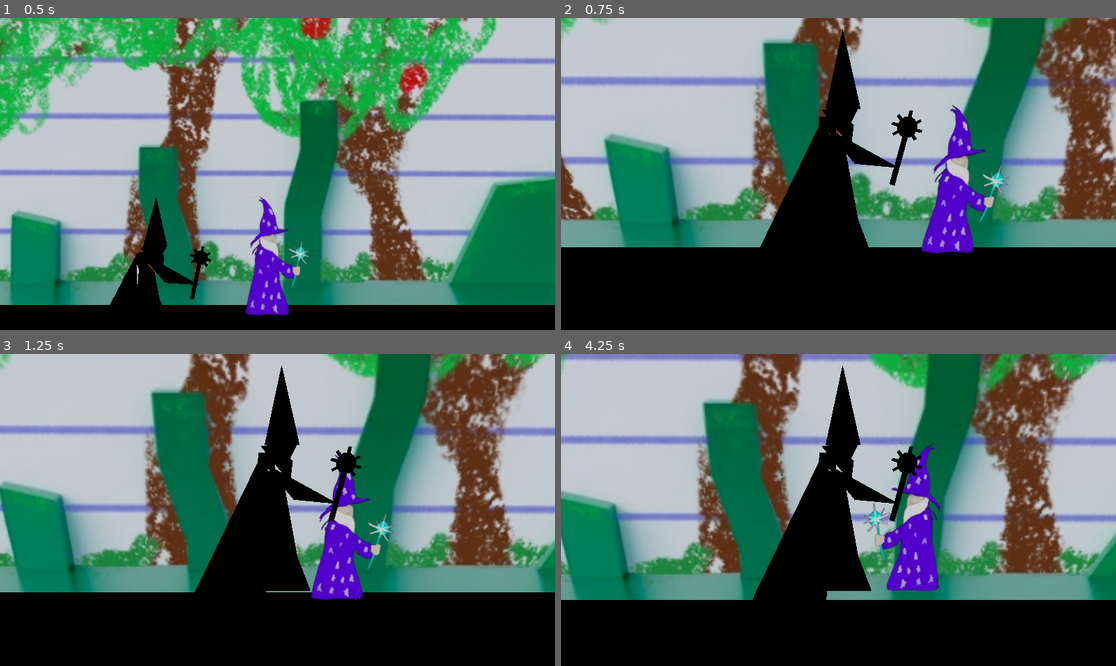
Above: before the commit, frames 1-4 (two rows, left to right).
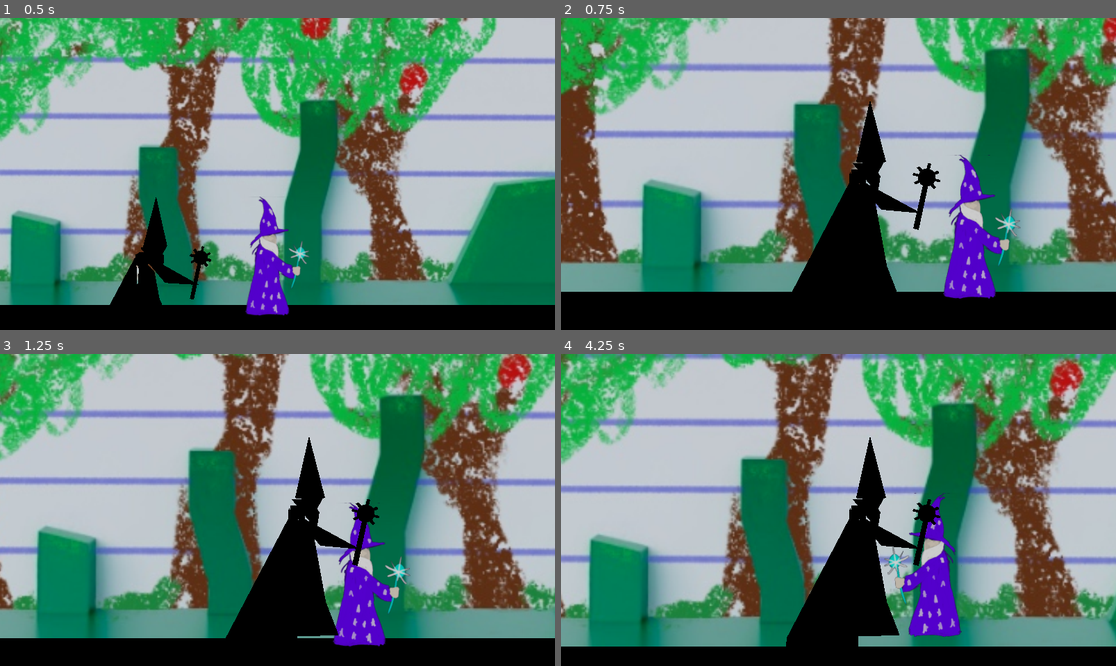
Above: after the commit, the same moments.

Repository: Aydenpitstick/2Dto3DConcept
Game: Godot game, scene res://game.tscn
Two runs of this game, one before a commit and one after it. Both use one fixed random seed, a clock stepped at 60 frames per second and the inputs below.
Inputs:
- Up to frame 1 (0.5 s): no input
- Up to frame 2 (0.75 s): tap Enter (ui_accept) at 0.5 s; hold Right (ui_right) from 0.53 s (still down); tap E (switch) at 0.6 s
- Up to frame 3 (1.25 s): keep holding Right (ui_right); tap Enter (ui_accept) at 0.77 s
- Up to frame 4 (4.25 s): release Right (ui_right) at 1.28 s; hold Down (ui_down) 1.28-2.03 s; tap E (switch) every 0.75 s from 1.35 to 3.6 s; tap Enter (ui_accept) at 1.52, 3.02, 3.77 s; hold Right (ui_right) 2.03-2.78 s; hold Up (ui_up) 2.78-3.53 s; hold Left (ui_left) from 3.53 s (still down)

Frame 1 is identical in both runs. In frame 2, 63% of the frame differs, in the area x 0-100%, y 0-90%; in frame 3, 65%; in frame 4, 68%, in the area x 0-100%, y 0-94%.

Commit message:
Added music to prototype

Diff:
--- a/gameconcept2dto3d/game.gd
+++ b/gameconcept2dto3d/game.gd
@@ -2,12 +2,18 @@
 
 @onready var TwoDCam = $"2D/Cam2D"
 @onready var ThreeDCam = $"3D/Cam3D"
+@onready var TwoDMusic = $"BG2D"
+@onready var ThreeDMusic = $"BG3D"
+
 
 signal TwoDActive
 signal ThreeDActive
 func _ready() -> void:
 	TwoDCam.current = true
 	TwoDActive.emit()
+	TwoDMusic.play()
+	ThreeDMusic.play()
+	ThreeDMusic.volume_db = -80
 	ThreeDCam.current = false
 
 func _process(delta: float) -> void:
@@ -20,6 +26,10 @@
 		if TwoDCam.current == true:
 			TwoDCam.current = false
 			ThreeDCam.current = true
+			ThreeDMusic.volume_db = 0
+			TwoDMusic.volume_db = -80
 		elif ThreeDCam.current == true:
 			ThreeDCam.current = false
 			TwoDCam.current = true
+			TwoDMusic.volume_db = 0
+			ThreeDMusic.volume_db = -80
--- a/gameconcept2dto3d/game.tscn
+++ b/gameconcept2dto3d/game.tscn
@@ -6,6 +6,9 @@
 [ext_resource type="PackedScene" uid="uid://rl21mcvt1kti" path="res://wizard.fbx" id="3_ryrav"]
 [ext_resource type="Texture2D" uid="uid://m8rgm8w55vow" path="res://Wizard.png" id="5_7jktm"]
 [ext_resource type="Texture2D" uid="uid://c2q251mtdgsic" path="res://Screenshot 2026-01-15 123012.png" id="6_ryrav"]
+[ext_resource type="AudioStream" uid="uid://s467rssebn8" path="res://scorigami_prototype_base.wav" id="7_vef74"]
+[ext_resource type="AudioStream" uid="uid://c1da3bd8uio0i" path="res://scorigami_prototype_heavy.wav" id="8_hve3p"]
+[ext_resource type="AudioStream" uid="uid://b1kpcynmrxfgk" path="res://scorigami_prototype_light.wav" id="9_mfdv2"]
 
 [sub_resource type="BoxShape3D" id="BoxShape3D_e2o6t"]
 size = Vector3(0.945313, 4.29016, 1)
@@ -31,7 +34,7 @@
 transform = Transform3D(-3.67739e-06, 0, 84.1288, 0, 84.1288, 0, -84.1288, 0, -3.67739e-06, 0, 0, 0)
 
 [node name="Cam3D" type="Camera3D" parent="3D"]
-transform = Transform3D(0.03125, 0, 0, 0, 0.0307365, 0.00564176, 0, -0.00564176, 0.0307365, 0, 1.35326, 2.23925)
+transform = Transform3D(0.03125, 0, 0, 0, 0.03125, 0, 0, 0, 0.03125, -0.345568, 1.49492, 2.49584)
 
 [node name="Sprite3D" type="Sprite3D" parent="3D"]
 
@@ -75,6 +78,16 @@
 [node name="Sprite3D" type="Sprite3D" parent="Wall"]
 texture = ExtResource("6_ryrav")
 
+[node name="BGMusic" type="AudioStreamPlayer" parent="."]
+stream = ExtResource("7_vef74")
+autoplay = true
+
+[node name="BG2D" type="AudioStreamPlayer" parent="."]
+stream = ExtResource("8_hve3p")
+
+[node name="BG3D" type="AudioStreamPlayer" parent="."]
+stream = ExtResource("9_mfdv2")
+
 [connection signal="ThreeDActive" from="." to="3D" method="_on_game_three_d_active"]
 [connection signal="ThreeDActive" from="." to="2D" method="_on_game_three_d_active"]
 [connection signal="TwoDActive" from="." to="3D" method="_on_game_two_d_active"]
Not shown: 1 places in gameconcept2dto3d/game.tscn that only renumber resources
Not shown, added: gameconcept2dto3d/scorigami_prototype_base.wav.import
Not shown, added: gameconcept2dto3d/scorigami_prototype_heavy.wav.import
Not shown, added: gameconcept2dto3d/scorigami_prototype_light.wav.import
Not shown, added: gameconcept2dto3d/scorigami_prototype_base.wav
Not shown, added: gameconcept2dto3d/scorigami_prototype_heavy.wav
Not shown, added: gameconcept2dto3d/scorigami_prototype_light.wav
